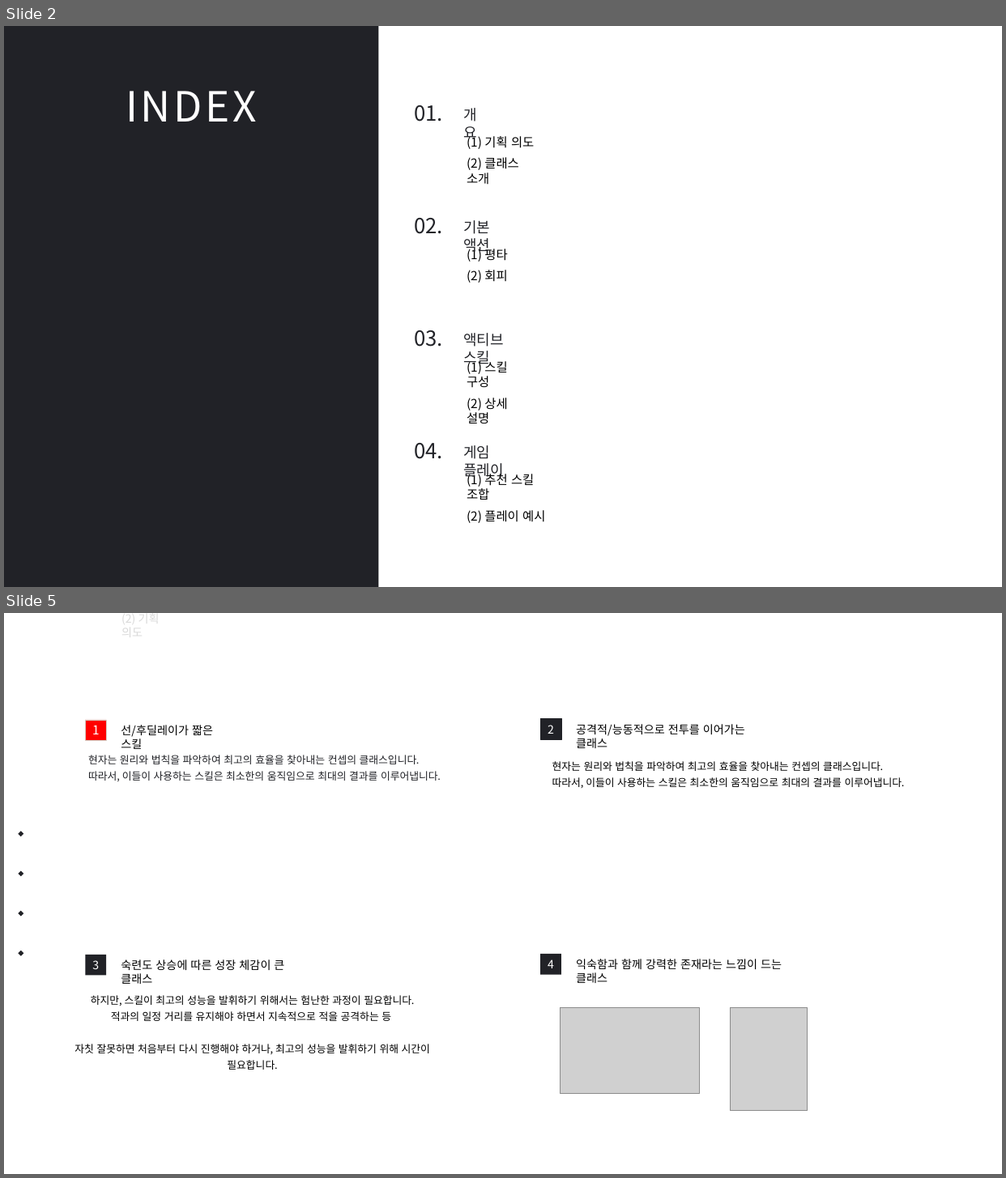
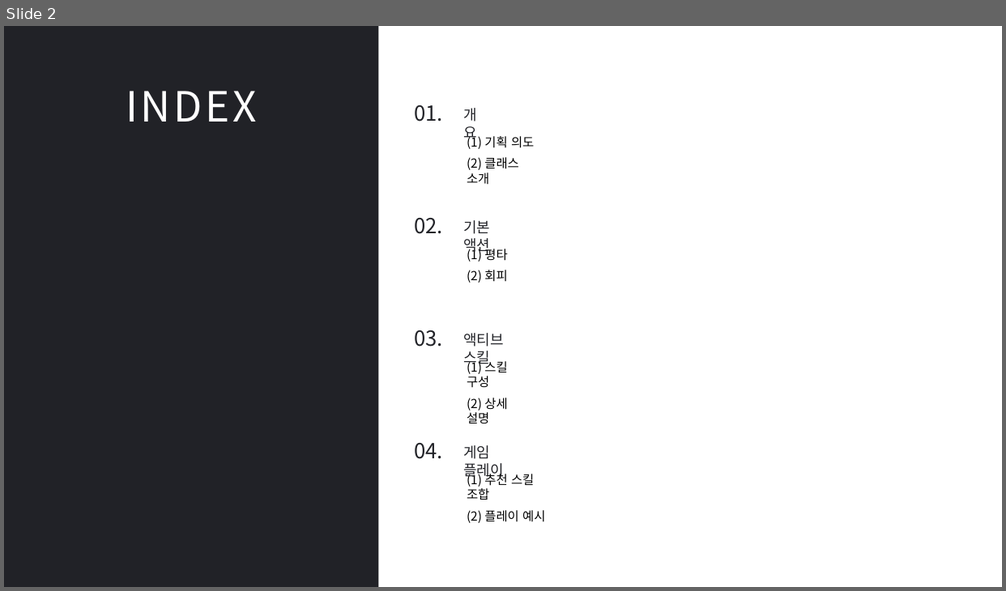
Before and after one commit to hjs0913/GameDesign, a slide deck: 크로노오디세이_전투기획자/사전과제/[과제전형] [Chrono Odyssey] 캐릭터 전투 기획자 모집 _ 홍진선 과제 제출.pptx. Shown one above the other, each under a label of ours: slides 2 and 5 before the commit, slide 2 after it; the slides between them are not shown. The pictures are 1006x1178 and 1006x591 pixels, drawn with LibreOffice and Linux fonts; fonts in the diff are those of the drawing; grey boxes stand for pictures; background and template pictures are left out. Boxes give left, top, right and bottom in pixels: in the first picture for what was removed or moved away, otherwise in the second. Text is boxed around its words. In the diff, an @@ line names an element or a change of style, - is before the commit and + after.

Commit message:
기획 의도 1차 완 / 클래스 소개 시작

```diff
--- a/크로노오디세이_전투기획자/사전과제/[과제전형] [Chrono Odyssey] 캐릭터 전투 기획자 모집 _ 홍진선 과제 제출.pptx
+++ b/크로노오디세이_전투기획자/사전과제/[과제전형] [Chrono Odyssey] 캐릭터 전투 기획자 모집 _ 홍진선 과제 제출.pptx
@@ slide 5 removed at bbox=[4, 613, 1002, 1174], background #FFFFFF @@
@@ text removed at bbox=[40, 619, 68, 642] @@
-01.
@@ text removed at bbox=[121, 613, 160, 640] @@
-(2) 기획 의도
@@ rectangle removed at bbox=[86, 720, 107, 741] @@
-1
@@ text removed at bbox=[121, 725, 213, 749] @@
-선/후딜레이가 짧은 스킬
@@ rectangle removed at bbox=[541, 718, 562, 739] @@
-2
@@ text removed at bbox=[576, 724, 745, 748] @@
-공격적/능동적으로 전투를 이어가는 클래스
@@ text removed at bbox=[88, 755, 441, 781] @@
-현자는 원리와 법칙을 파악하여 최고의 효율을 찾아내는 컨셉의 클래스입니다.
-따라서, 이들이 사용하는 스킬은 최소한의 움직임으로 최대의 결과를 이루어냅니다.
@@ text removed at bbox=[552, 761, 905, 788] @@
-현자는 원리와 법칙을 파악하여 최고의 효율을 찾아내는 컨셉의 클래스입니다.
-따라서, 이들이 사용하는 스킬은 최소한의 움직임으로 최대의 결과를 이루어냅니다.
@@ group removed at bbox=[19, 831, 23, 956]: 4 diamonds @@
@@ rectangle removed at bbox=[86, 955, 107, 976] @@
-3
@@ text removed at bbox=[121, 960, 284, 984] @@
-숙련도 상승에 따른 성장 체감이 큰 클래스
@@ rectangle removed at bbox=[541, 954, 562, 975] @@
-4
@@ text removed at bbox=[576, 959, 782, 983] @@
-익숙함과 함께 강력한 존재라는 느낌이 드는 클래스
@@ text removed at bbox=[74, 995, 430, 1055] @@
-하지만, 스킬이 최고의 성능을 발휘하기 위해서는 험난한 과정이 필요합니다.
-적과의 일정 거리를 유지해야 하면서 지속적으로 적을 공격하는 등
-자칫 잘못하면 처음부터 다시 진행해야 하거나, 최고의 성능을 발휘하기 위해 시간이 필요합니다.
@@ text removed at bbox=[364, 995, 414, 1005] @@
-개요
@@ picture removed at bbox=[560, 1007, 700, 1093] @@
@@ picture removed at bbox=[731, 1007, 808, 1111] @@
```
Also in this commit, not shown: 2 slides changed, 1 slide added, 2 other slides removed, 2 other files.
